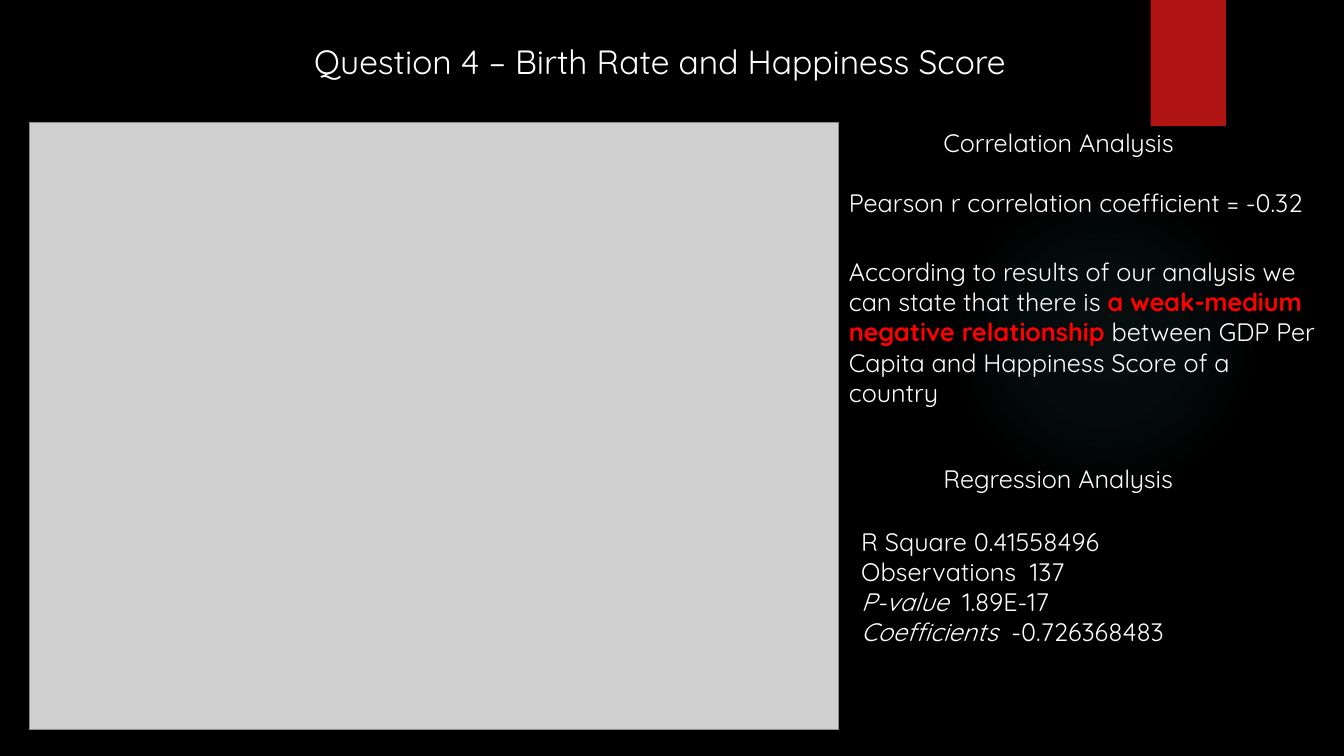
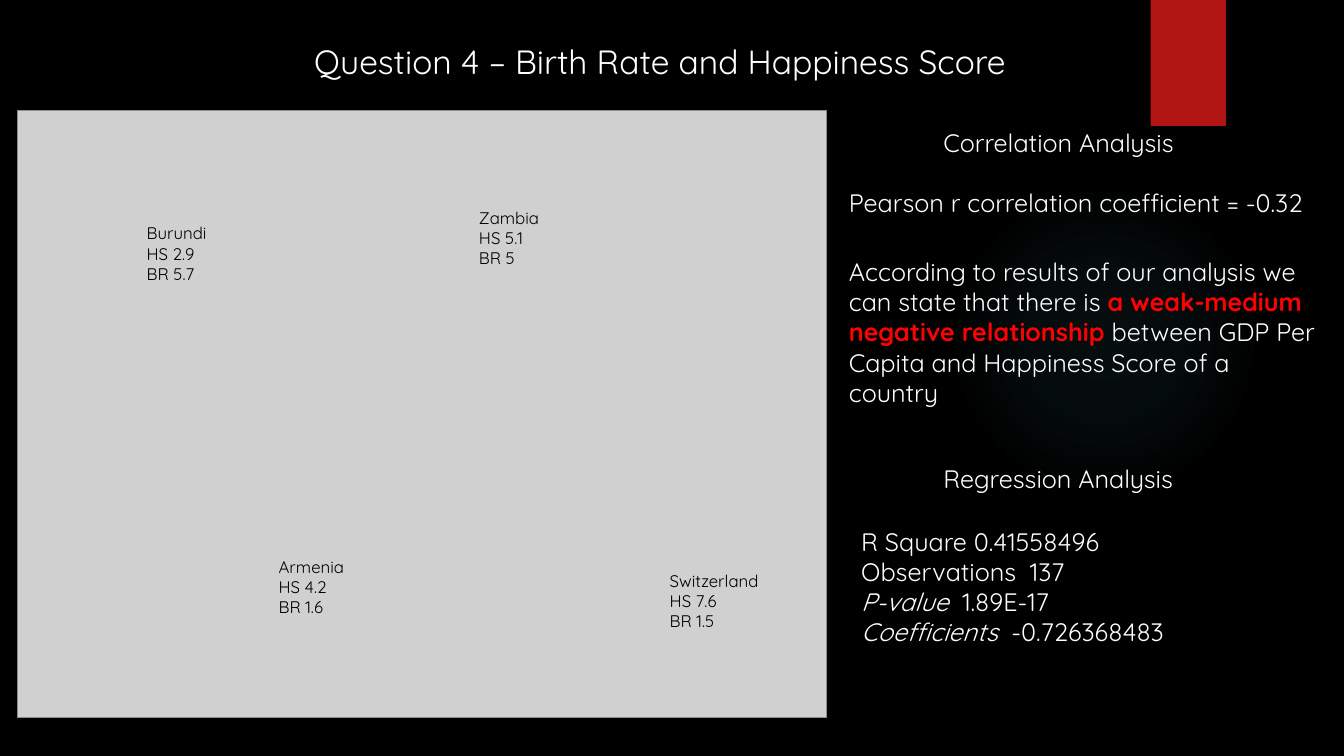
Before and after one commit to sinancengiz/World_Happiness, a slide deck: slide 8 of Project_1_Team_7_Presentation.pptx. Drawn at 1344x756 pixels with LibreOffice and Linux fonts; fonts in the diff are those of the drawing; grey boxes stand for pictures; background and template pictures are left out. Boxes give left, top, right and bottom in pixels: in the first picture for what was removed or moved away, otherwise in the second. Text is boxed around its words. In the diff, an @@ line names an element or a change of style, - is before the commit and + after.

```diff
--- a/Project_1_Team_7_Presentation.pptx
+++ b/Project_1_Team_7_Presentation.pptx
@@ picture: place and size @@
-picture at (29,122,839,729)
+picture at (17,111,827,718)
@@ text added at (147,227,207,280), 12 pt, text #000000 @@
+Burundi
+HS 2.9
+BR 5.7
@@ text added at (479,211,539,264), 12 pt, text #000000 @@
+Zambia
+HS 5.1
+BR 5
@@ text added at (279,561,344,613), 12 pt, text #000000 @@
+Armenia
+HS 4.2
+BR 1.6
@@ text added at (670,574,759,627), 12 pt, text #000000 @@
+Switzerland
+HS 7.6
+BR 1.5
```
Also in this commit, not shown: 1 other slide changed, 1 other file.
